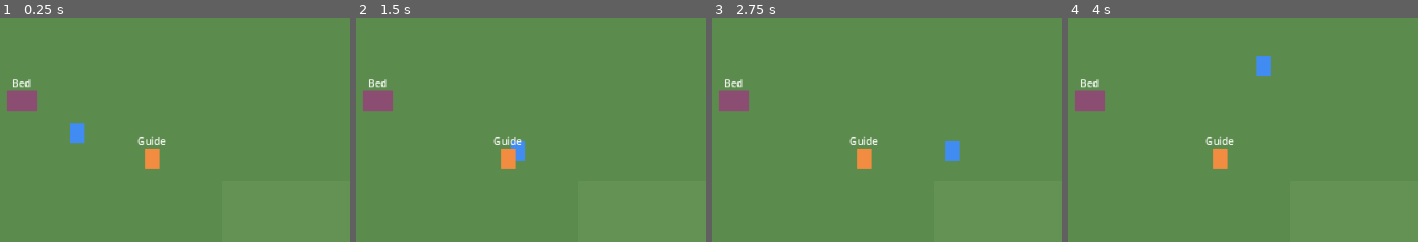
Above: before the commit, frames 1-4 (left to right).
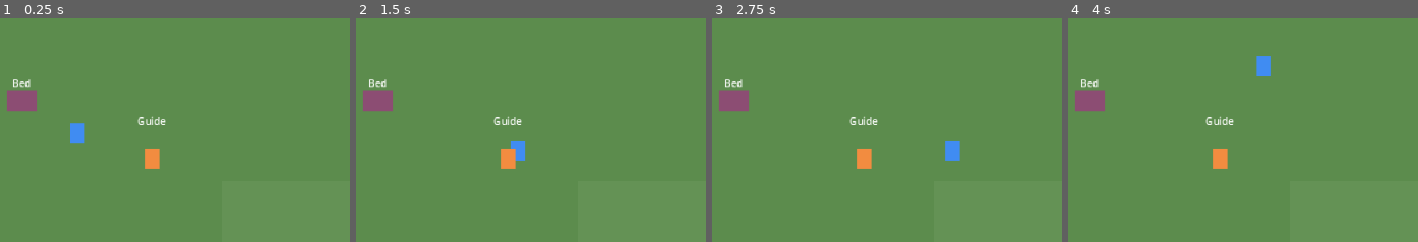
Above: after the commit, the same moments.

Repository: zigeorge/future-land
Game: Godot game, scene res://src/main.tscn
Same seed, same stepped clock (60 frames per second), same inputs: the game is played once before the commit and once after it.
Inputs (mouse positions are % of the whole screen's width and height, from its top left):
- Up to frame 1 (0.25 s): no input
- Up to frame 2 (1.5 s): tap Enter at 0.5 s; move the mouse to (68, 45) at 0.52 s; hold D (move_right) 0.53-1.28 s; hold E (advance_dialogue) 0.53-1.28 s; move the mouse to (20, 55) at 1.27 s; hold S (move_down) from 1.28 s (still down); tap Mouse wheel down (hotbar_next) at 1.35 s
- Up to frame 3 (2.75 s): tap Space at 2 s; move the mouse to (54, 28) at 2.02 s; release S (move_down) at 2.03 s; hold D (move_right) from 2.03 s (still down); hold Mouse wheel up (hotbar_prev) from 2.03 s (still down)
- Up to frame 4 (4 s): move the mouse to (37, 70) at 2.77 s; release D (move_right) at 2.78 s; release Mouse wheel up (hotbar_prev) at 2.78 s; hold W (move_up) 2.78-3.53 s; tap C (use_tool) at 2.85 s; move the mouse to (77, 65) at 3.52 s; hold A (move_left) from 3.53 s (still down); tap 1 at 3.6 s
The pictures show only the part of the screen within x 0-50%, y 8-58%; the shares and areas given below are measured in that part.

The runs differ from the first frame. In frame 1, 0.3% of the frame differs, in the area x 39-48%, y 43-57%; in frame 2, 0.3%; in frame 3, 0.3%; in frame 4, 0.3%.

Commit message:
Add asset checklist and Inspector hooks for incoming art
- assets/ASSET_CHECKLIST.md: every graphic needed to replace placeholders,
  with exact file names, naming rules and step-by-step Godot setup
- NPCs take per-instance sprite_frames; player/NPC placeholders hide
  themselves once sprites are set; sprite offset fixed for 16x32 frames
- FarmGrid soil textures and HUD hotbar slot textures settable in Inspector

Co-Authored-By: Claude Opus 5.5 <noreply@anthropic.com>

Diff:
--- a/src/entities/npcs/npc.gd
+++ b/src/entities/npcs/npc.gd
@@ -1,18 +1,30 @@
 class_name NPC
 extends StaticBody2D
-## A villager the player can talk to. Set npc_name and dialogue_id per
-## instance in the level; the dialogue itself lives in data/dialogue/.
+## A villager the player can talk to. Set npc_name, dialogue_id and
+## sprite_frames per instance in the level; the dialogue itself lives in
+## data/dialogue/.
 
 @export var npc_name := "Villager"
 ## File name (without .json) in data/dialogue/.
 @export var dialogue_id: StringName = &"welcome"
+## 16x32 frames, feet at the bottom. Plays "idle_down" if present, else the
+## first animation. Leave empty to show the coloured placeholder.
+@export var sprite_frames: SpriteFrames
 
 @onready var name_label: Label = $NameLabel
 @onready var interactable: Interactable = $Interactable
+@onready var sprite: AnimatedSprite2D = $Sprite
+@onready var placeholder: CanvasItem = $Placeholder
 
 
 func _ready() -> void:
 	name_label.text = npc_name
+	placeholder.visible = sprite_frames == null
+	if sprite_frames:
+		sprite.sprite_frames = sprite_frames
+		var names := sprite_frames.get_animation_names()
+		if not names.is_empty():
+			sprite.play(&"idle_down" if sprite_frames.has_animation(&"idle_down") else StringName(names[0]))
 	interactable.interacted.connect(_on_interacted)
 
 
--- a/src/entities/npcs/npc.tscn
+++ b/src/entities/npcs/npc.tscn
@@ -22,7 +22,7 @@
 color = Color(0.95, 0.55, 0.25, 1)
 
 [node name="Sprite" type="AnimatedSprite2D" parent="."]
-offset = Vector2(0, -8)
+offset = Vector2(0, -16)
 
 [node name="CollisionShape2D" type="CollisionShape2D" parent="."]
 position = Vector2(0, -3)
@@ -30,9 +30,9 @@
 
 [node name="NameLabel" type="Label" parent="."]
 offset_left = -40.0
-offset_top = -28.0
+offset_top = -44.0
 offset_right = 40.0
-offset_bottom = -17.0
+offset_bottom = -33.0
 theme_override_font_sizes/font_size = 8
 text = "Villager"
 horizontal_alignment = 1
--- a/src/entities/player/player.gd
+++ b/src/entities/player/player.gd
@@ -4,7 +4,8 @@
 ##
 ## Art hookup: give $Sprite a SpriteFrames with animations named
 ## idle_down / idle_up / idle_left / idle_right and
-## walk_down / walk_up / walk_left / walk_right, then delete $Placeholder.
+## walk_down / walk_up / walk_left / walk_right. Frames are 16x32 with the
+## feet at the bottom; $Placeholder hides itself once frames are assigned.
 
 const INTERACT_REACH := 12.0
 
@@ -15,10 +16,12 @@
 @onready var sprite: AnimatedSprite2D = $Sprite
 @onready var interact_area: Area2D = $InteractArea
 @onready var camera: Camera2D = $Camera2D
+@onready var placeholder: CanvasItem = $Placeholder
 
 
 func _ready() -> void:
 	add_to_group("player")
+	placeholder.visible = sprite.sprite_frames == null
 	interact_area.position = facing * INTERACT_REACH
 
 
--- a/src/entities/player/player.tscn
+++ b/src/entities/player/player.tscn
@@ -22,7 +22,7 @@
 color = Color(0.25, 0.55, 0.95, 1)
 
 [node name="Sprite" type="AnimatedSprite2D" parent="."]
-offset = Vector2(0, -8)
+offset = Vector2(0, -16)
 
 [node name="CollisionShape2D" type="CollisionShape2D" parent="."]
 position = Vector2(0, -3)
--- a/src/systems/farming/farm_grid.gd
+++ b/src/systems/farming/farm_grid.gd
@@ -3,8 +3,9 @@
 ## Farmable area inside the farm level. Draws GameState.farm and turns the
 ## player's tool / seed / harvest actions into FarmState calls.
 ##
-## Visuals are placeholder shapes drawn in _draw(). Crops use their
-## CropData.stage_textures automatically once the art exists.
+## Soil uses dry_soil_texture / wet_soil_texture and crops use their
+## CropData.stage_textures; anything without art falls back to placeholder
+## shapes drawn in _draw().
 
 const GROUP := &"farm_grid"
 const CELL_SIZE := 16
@@ -18,6 +19,9 @@
 
 ## Farmable cells, relative to this node's position.
 @export var area := Rect2i(0, 0, 16, 10)
+## 16x16 tilled-soil tiles (assets/art/tilesets/soil_dry.png, soil_wet.png).
+@export var dry_soil_texture: Texture2D
+@export var wet_soil_texture: Texture2D
 
 var _cursor_cell := Vector2i.MAX
 
@@ -99,7 +103,11 @@
 	for cell: Vector2i in GameState.farm.tiles:
 		var tile: FarmState.FarmTile = GameState.farm.tiles[cell]
 		var rect := Rect2(cell * CELL_SIZE, Vector2.ONE * CELL_SIZE)
-		draw_rect(rect.grow(-1), WET_SOIL_COLOR if tile.watered else SOIL_COLOR)
+		var soil_texture := wet_soil_texture if tile.watered else dry_soil_texture
+		if soil_texture:
+			draw_texture(soil_texture, rect.position)
+		else:
+			draw_rect(rect.grow(-1), WET_SOIL_COLOR if tile.watered else SOIL_COLOR)
 		if tile.has_crop():
 			_draw_crop(tile, rect)
 	if _cursor_cell != Vector2i.MAX:
--- a/src/ui/hud/hud.gd
+++ b/src/ui/hud/hud.gd
@@ -4,6 +4,12 @@
 
 const SLOT_SIZE := Vector2(26, 26)
 const MESSAGE_SECONDS := 2.0
+
+## 26x26 hotbar slot frames (assets/art/ui/hotbar_slot.png and
+## hotbar_slot_selected.png). Without them, slots use the theme's panel style
+## and the selected slot is tinted.
+@export var slot_texture: Texture2D
+@export var selected_slot_texture: Texture2D
 
 var _slots: Array[PanelContainer] = []
 var _message_tween: Tween
@@ -109,4 +115,16 @@
 			label.text = item.display_name.left(5) + ("\n%d" % count if count > 1 else "")
 		else:
 			label.text = str(count) if count > 1 else ""
-		slot.self_modulate = Color(2.0, 1.7, 0.6) if i == GameState.selected_hotbar_slot else Color.WHITE
+		_style_slot(slot, i == GameState.selected_hotbar_slot)
+
+
+func _style_slot(slot: PanelContainer, selected: bool) -> void:
+	var texture := selected_slot_texture if selected else slot_texture
+	if texture:
+		var style := StyleBoxTexture.new()
+		style.texture = texture
+		slot.add_theme_stylebox_override("panel", style)
+		slot.self_modulate = Color.WHITE
+	else:
+		slot.remove_theme_stylebox_override("panel")
+		slot.self_modulate = Color(2.0, 1.7, 0.6) if selected else Color.WHITE
Not shown, added: assets/ASSET_CHECKLIST.md
Not shown, changed: assets/README.md
Not shown, added: assets/art/crops/.gitkeep
Not shown, added: assets/branding/.gitkeep
